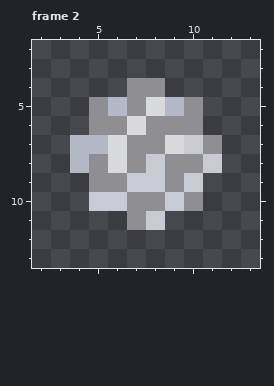
A pixel-art file gets an edit: Continuum/Assets/Animations/Throwables/TealCanisterBreak.aseprite. The picture above was drawn from the file before the commit.
32x32 pixels, 3 frames. Colours within 5 levels of each other are drawn and written as one. Shown: frame 2: x 2..13, y 2..13. The commit also changed other frames, which this record leaves out.
The result:
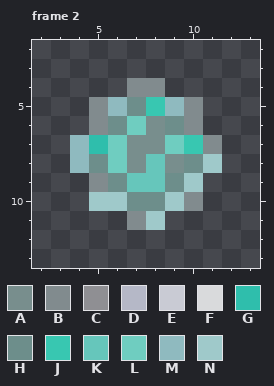
Palette (. is transparent): A #788e8d  B #818b8e  C #8f8f93  D #b5b8c7  E #c9cbd4  F #d9dadc  G #2fbeac  H #6d8e8b  J #38c7b1  K #66c6bb  L #6fcdc0  M #8fbabf  N #9fc9ca
Difference:
--- frame 2, layer "Teal"
@@ x 2..13 @@
  3 ............
- 4 .....CC.....
- 5 ...CDCFDC...
- 6 ...CCFCCC...
- 7 ..DDFCCFEC..
- 8 ..DCFCECCE..
- 9 ...CCEECE...
-10 ...EECCEC...
-11 .....CE.....
+ 4 .....BB.....
+ 5 ...BMHJMB...
+ 6 ...BHLAHB...
+ 7 ..MGLAALJB..
+ 8 ..MHLAKAHN..
+ 9 ...BHKKHN...
+10 ...NNHHNB...
+11 .....BN.....
 12 ............
Where, in picture pixels (left, top, right, bottom), the same in both pictures:
changed: (70, 78, 222, 230)
